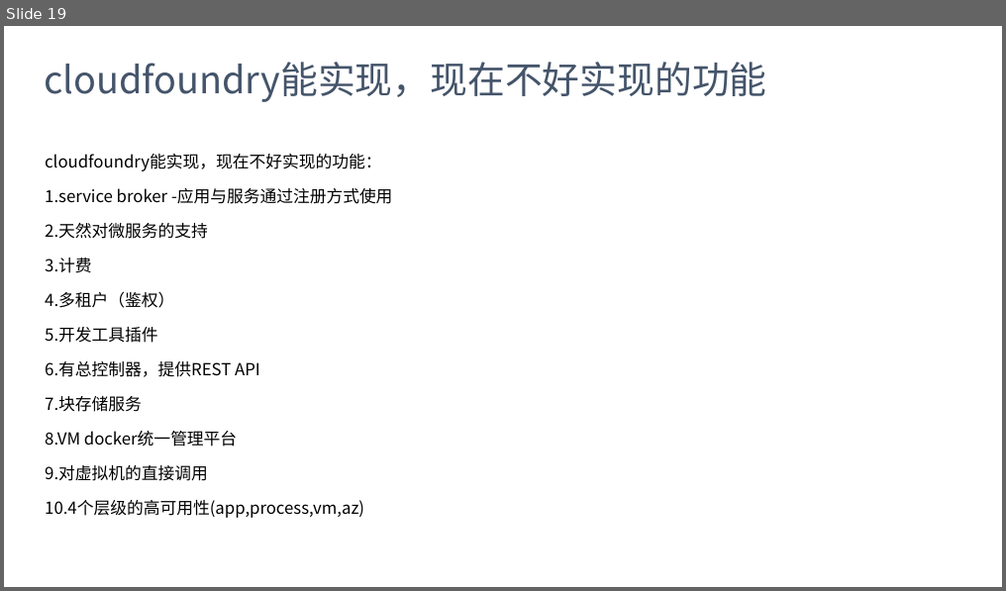
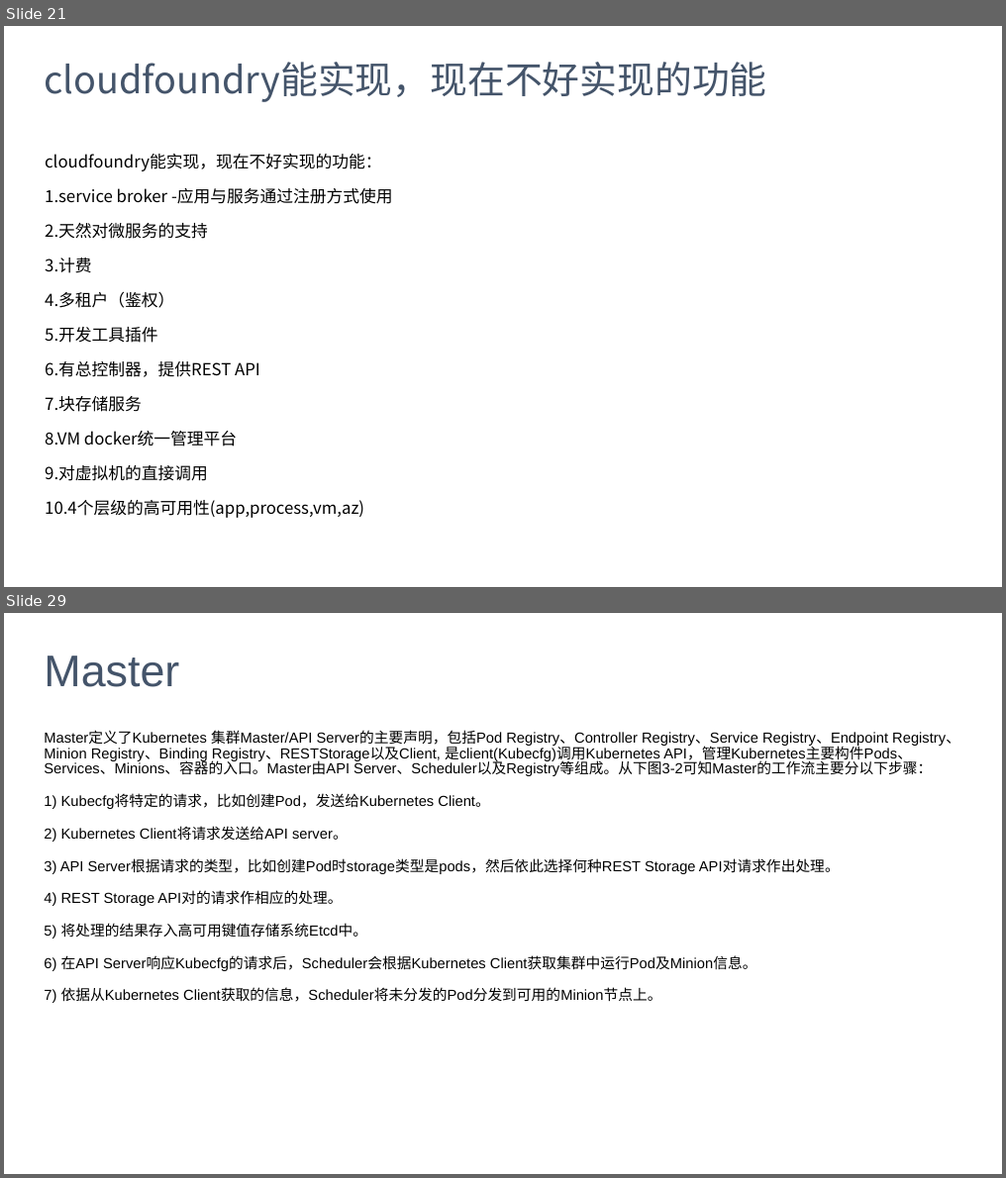
Before and after one commit to barrett-li/document, a slide deck: docker/docker_Paas方案V101.pptx. Shown one above the other, each under a label of ours: slide 19 before the commit, slides 21 and 29 after it; the slides between them are not shown. The pictures are 1006x591 and 1006x1178 pixels, drawn with LibreOffice and Linux fonts; fonts in the diff are those of the drawing. Boxes give left, top, right and bottom in pixels: in the first picture for what was removed or moved away, otherwise in the second. Text is boxed around its words. In the diff, an @@ line names an element or a change of style, - is before the commit and + after.

Commit message:
经过整合的PPT方案

```diff
--- a/docker/docker_Paas方案V101.pptx
+++ b/docker/docker_Paas方案V101.pptx
@@ slide 29 added at <box>4,613,1002,1174</box>, background #FFFFFF @@
@@ title added at <box>44,656,179,687</box>, 42.7 pt, text #44546A @@
+Master
@@ text added at <box>44,730,960,1003</box>, 14 pt, text #000000 @@
+Master定义了Kubernetes 集群Master/API Server的主要声明，包括Pod Registry、Controller Registry、Service Registry、Endpoint Registry、Minion Registry、Binding Registry、RESTStorage以及Client, 是client(Kubecfg)调用Kubernetes API，管理Kubernetes主要构件Pods、Services、Minions、容器的入口。Master由API Server、Scheduler以及Registry等组成。从下图3-2可知Master的工作流主要分以下步骤：
+1) Kubecfg将特定的请求，比如创建Pod，发送给Kubernetes Client。
+2) Kubernetes Client将请求发送给API server。
+3) API Server根据请求的类型，比如创建Pod时storage类型是pods，然后依此选择何种REST Storage API对请求作出处理。
+4) REST Storage API对的请求作相应的处理。
+5) 将处理的结果存入高可用键值存储系统Etcd中。
+6) 在API Server响应Kubecfg的请求后，Scheduler会根据Kubernetes Client获取集群中运行Pod及Minion信息。
+7) 依据从Kubernetes Client获取的信息，Scheduler将未分发的Pod分发到可用的Minion节点上。
@@ what was slide 19 is now slide 21 @@
```
Also in this commit, not shown: 3 slides changed, 12 other slides added, 3 other files.
